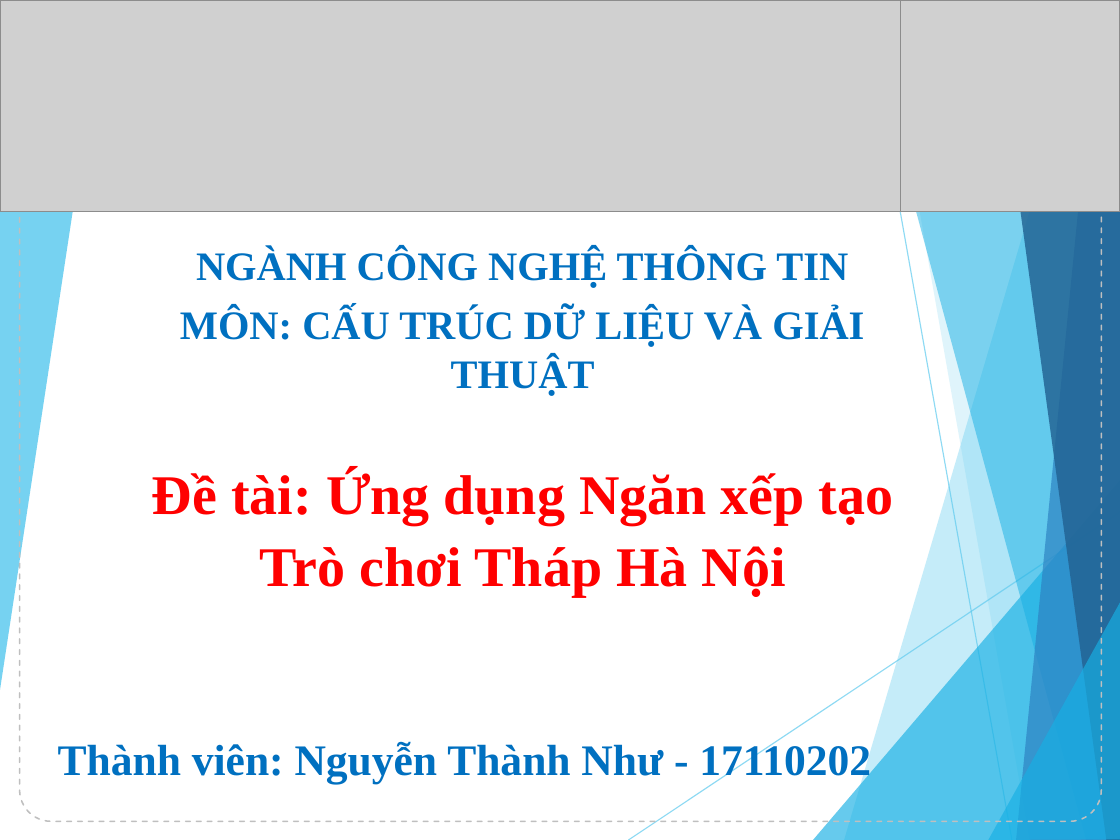
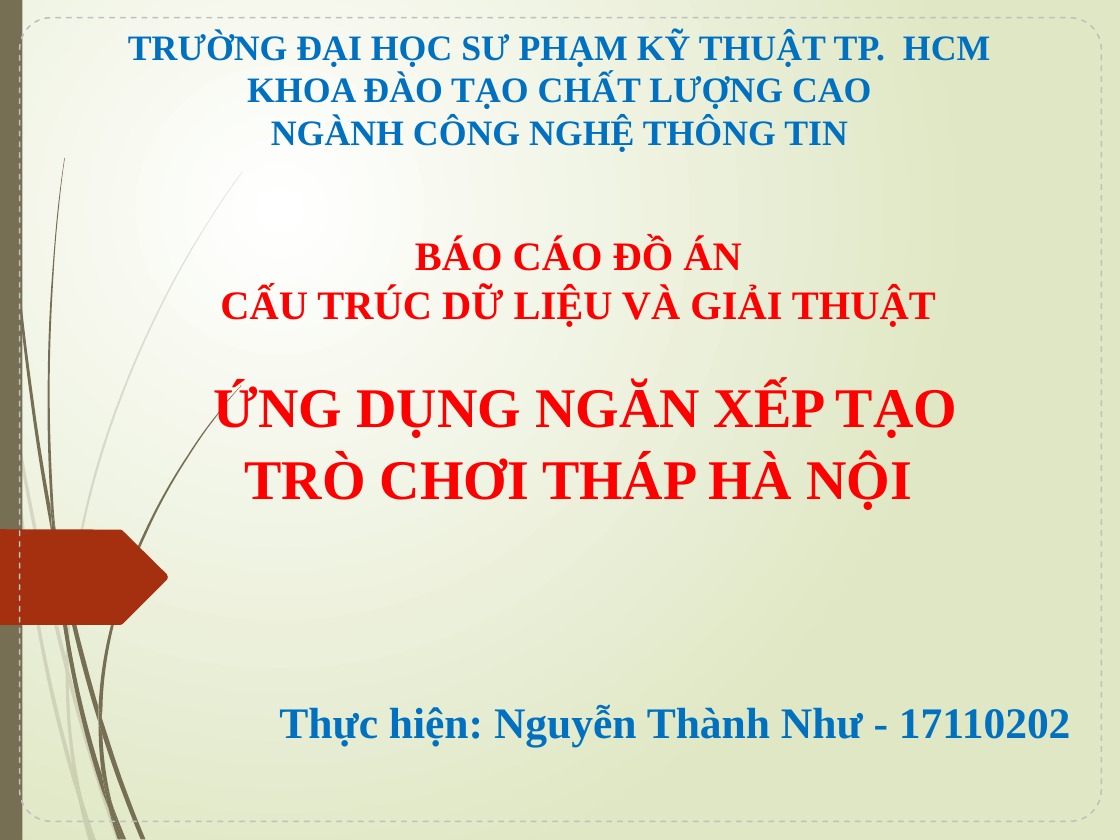
Before and after one commit to NguyenThanhNhuJS99/ThapHaNoi, a slide deck: slide 1 of BaoCaoDoAn.pptx. Drawn at 1120x840 pixels with LibreOffice and Linux fonts; fonts in the diff are those of the drawing; grey boxes stand for pictures. Boxes give left, top, right and bottom in pixels: in the first picture for what was removed or moved away, otherwise in the second. Text is boxed around its words. In the diff, an @@ line names an element or a change of style, - is before the commit and + after.

```diff
--- a/BaoCaoDoAn.pptx
+++ b/BaoCaoDoAn.pptx
@@ background #FFFFFF to gradient #FFFFFF to #DFE8C4 @@
@@ picture removed at (x1=0, y1=0, x2=900, y2=212) @@
@@ rectangle added at (x1=0, y1=0, x2=22, y2=840), fill #766F54 @@
@@ picture removed at (x1=900, y1=0, x2=1120, y2=212) @@
@@ title at (x1=128, y1=32, x2=990, y2=152): text changed; size 26 to 23 pt @@
-NGÀNH CÔNG NGHỆ THÔNG TIN
+TRƯỜNG ĐẠI HỌC SƯ PHẠM KỸ THUẬT TP. HCM
+KHOA ĐÀO TẠO CHẤT LƯỢNG CAO
+NGÀNH CÔNG NGHỆ THÔNG TIN
@@ freeform shape resized from (x1=0, y1=0, x2=104, y2=697) to (x1=47, y1=158, x2=65, y2=529) @@
@@ freeform shape at (x1=47, y1=158, x2=65, y2=529): fill #5FCBEF at 85% opacity to #766F54 @@
@@ subtitle at (x1=220, y1=239, x2=936, y2=327): text changed; text colour #0070C0 to #FF0000 @@
-MÔN: CẤU TRÚC DỮ LIỆU VÀ GIẢI THUẬT
+BÁO CÁO ĐỒ ÁN
+CẤU TRÚC DỮ LIỆU VÀ GIẢI THUẬT
@@ text at (x1=214, y1=384, x2=957, y2=510): text changed @@
-Đề tài: Ứng dụng Ngăn xếp tạo Trò chơi Tháp Hà Nội
+ỨNG DỤNG NGĂN XẾP TẠO TRÒ CHƠI THÁP HÀ NỘI
@@ freeform shape added at (x1=0, y1=530, x2=168, y2=625), fill #A53010 @@
@@ group removed at (x1=628, y1=0, x2=1120, y2=840): 7 freeform shapes, 2 lines @@
@@ text at (x1=279, y1=704, x2=1071, y2=747): text changed @@
-Thành viên: Nguyễn Thành Như - 17110202
+Thực hiện: Nguyễn Thành Như - 17110202
@@ group added at (x1=0, y1=171, x2=243, y2=840): 10 freeform shapes @@
@@ group added at (x1=2, y1=0, x2=242, y2=840): 11 freeform shapes @@
```
Also in this commit, not shown: 9 other slides changed, 3 slides added, 3 slides removed, 1 other file.
